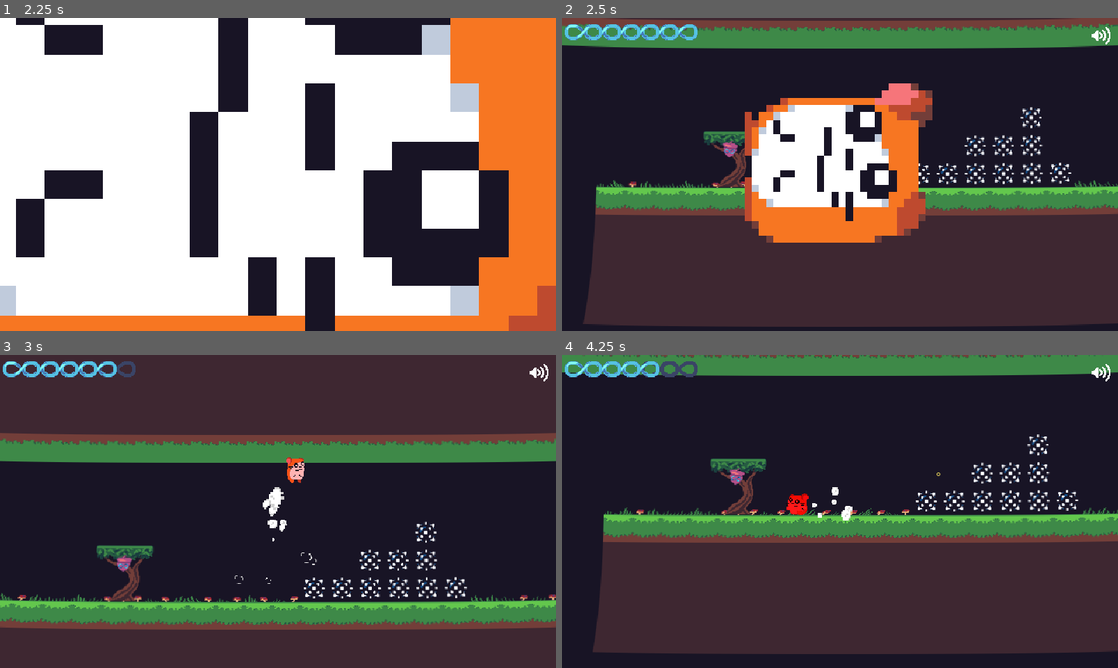
Above: before the commit, frames 1-4 (two rows, left to right).
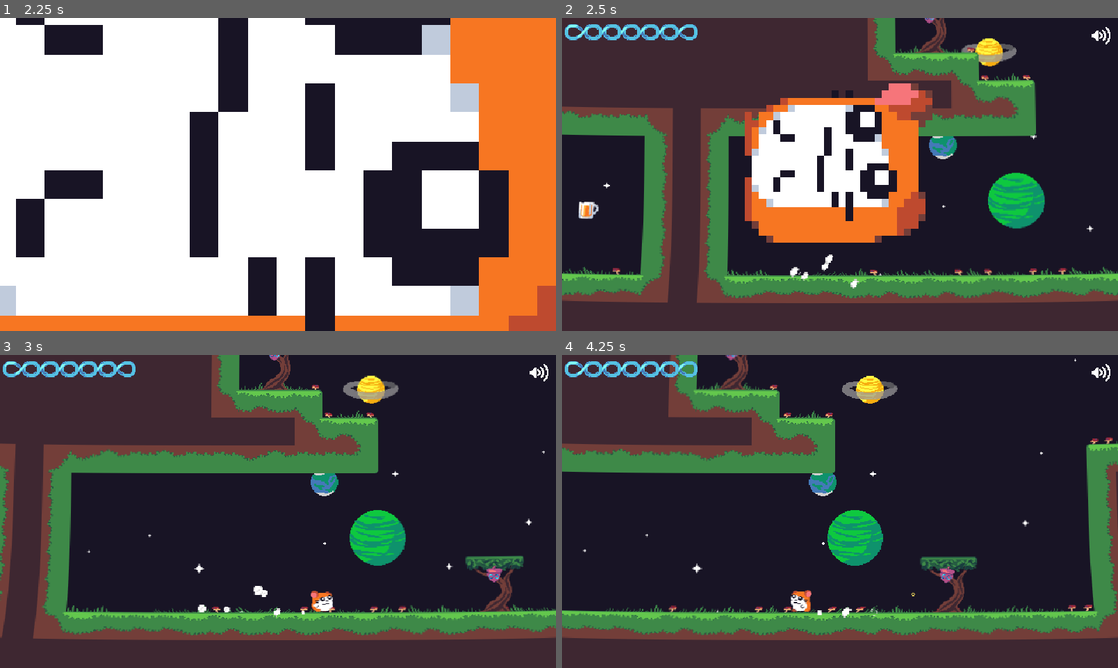
Above: after the commit, the same moments.

Repository: Codex112008/GMTK-2025-Game-Jam
Game: Godot game, scene res://Scenes/MainMenu.tscn
Same seed, same stepped clock (60 frames per second), same inputs: the game is played once before the commit and once after it. The engine's default icon, where the game draws it, is replaced by a stand-in: a white triangle on a blue panel in a dark square. Sound files missing from this copy of the repository are replaced by a short silence.
Inputs (mouse positions are in pixels of both pictures, inside the frame that each line leads up to):
- Up to frame 1 (2.25 s): click (300, 187) at 0.5 s; click (300, 187) at 1.25 s; move the mouse to (400, 158) at 2.02 s; hold D (right) from 2.03 s (still down); tap Shift (dash) at 2.1 s
- Up to frame 2 (2.5 s): keep holding D (right); tap Space (jump) at 2.27 s
- Up to frame 3 (3 s): keep holding D (right); move the mouse to (166, 527) at 2.77 s; tap Shift (dash) at 2.85 s
- Up to frame 4 (4.25 s): tap Space (jump) at 3.02 s; move the mouse to (895, 442) at 3.52 s; release D (right) at 3.53 s; hold A (left) from 3.53 s (still down); tap Shift (dash) at 3.6 s

Frame 1 is identical in both runs. In frame 2, 62% of the frame differs, in the area x 0-100%, y 0-100%; in frame 3, 44%; in frame 4, 66%.

Commit message:
Fixed player starting pos oops

Diff:
--- a/Scenes/Game.tscn
+++ b/Scenes/Game.tscn
@@ -239,7 +239,7 @@
 
 [node name="Player" parent="." node_paths=PackedStringArray("curve_effect_rect", "camera", "instantiated_nodes", "health_ui_container", "crt_canvas_layer", "audio_manager") instance=ExtResource("3_j5yw3")]
 z_index = 1
-position = Vector2(296, -1733)
+position = Vector2(-1145, 26)
 safe_margin = 0.1
 health_icon_scene = ExtResource("12_khs3t")
 curve_effect_rect = NodePath("../Shaders/curve_layer/curve_effect")
